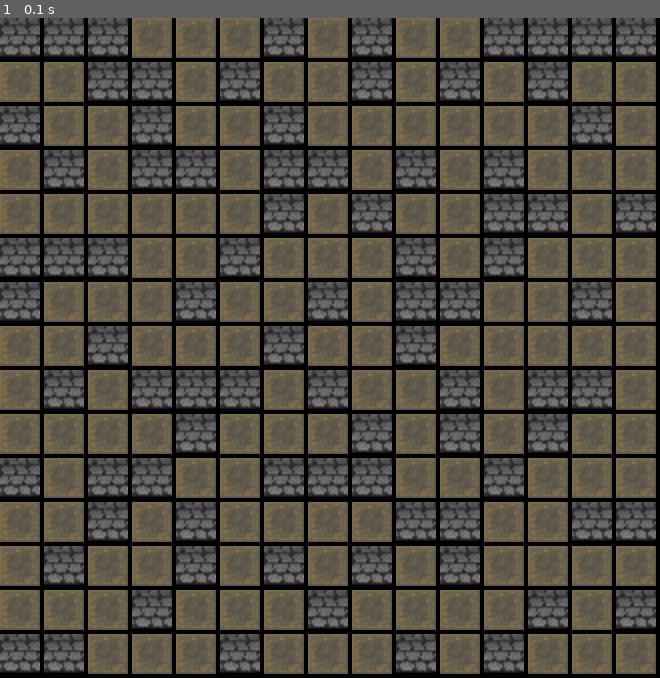
Above: before the commit, frame 1.
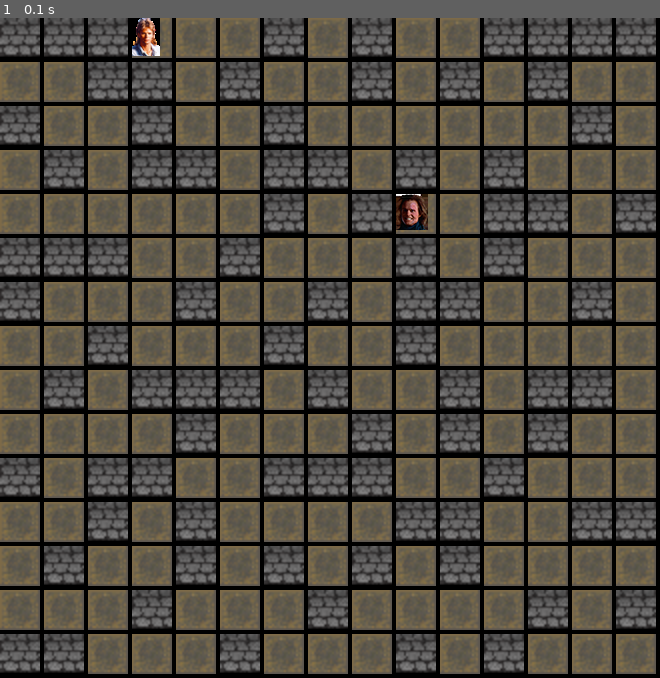
Above: after the commit, the same moment.

Repository: DenisLamalis/cours-python
Game: pygame game, started from environments/oc-p3/draw_maze.py
Same seed, same stepped clock (60 frames per second), same inputs: the game is played once before the commit and once after it.
Inputs:
- Up to frame 1 (0.1 s): no input

The runs differ from the first frame. In frame 1, 0.5% of the frame differs, in the area x 20-65%, y 0-33%.

Commit message:
oc-p3 in progress

Diff:
--- a/environments/oc-p3/draw_maze.py
+++ b/environments/oc-p3/draw_maze.py
@@ -6,13 +6,19 @@
 
 class MazeScreen:
     """ """
-    def __init__(self, walls):
+    def __init__(self, paths, walls, start, goal, items):
         pygame.init()
         self.window = pygame.display.set_mode((660, 660))
+        self.paths = paths
         self.walls = walls
+        self.start = start
+        self.goal = goal
+        self.items = items
 
         self.screen_paths()
         self.screen_walls()
+        self.screen_start()
+        self.screen_goal()
 
     def draw_maze(self):
         """ """
@@ -20,11 +26,6 @@
             for event in pygame.event.get():
                 if event.type == pygame.QUIT:
                     sys.exit()
-
-    # def image(self):
-    #     self.image = pygame.image.load('floor.bmp').convert()
-    #     self.window.blit(self.image, (40, 40))
-    #     pygame.display.flip()
 
     def screen_paths(self):
         """ """
@@ -48,7 +49,6 @@
 0), (8, 12), (0, 8), (4, 14), (8, 5), (10, 2), (9, 4), (0, 1), (10, 11), (11, 10), (6, 7), (7, 6), (8, 7), (2, 0), (0,
 12), (6, 0), (6, 9)}
         self.a_walls = list(self.a_walls)
-        print(self.a_walls)
         self.image = pygame.image.load('images/wall.bmp').convert()
         i = 0
         for wall in self.a_walls:
@@ -60,9 +60,30 @@
 
         pygame.display.flip()
 
+    def screen_start(self):
+        a_start = list({(0, 3)})
+        self.image = pygame.image.load('images/MacGyver.png').convert()
+        pos_x = a_start[0][1] * 44
+        pos_y = a_start[0][0] * 44
+        self.window.blit(self.image, (pos_x, pos_y))
+
+        pygame.display.flip()
+
+    def screen_goal(self):
+        a_goal = list({(4, 9)})
+        self.image = pygame.image.load('images/Gardien.png').convert()
+        pos_x = a_goal[0][1] * 44
+        pos_y = a_goal[0][0] * 44
+        self.window.blit(self.image, (pos_x, pos_y))
+
+        pygame.display.flip()
+
+    def screen_items(self):
+        pass
+
 
 if __name__ == '__main__':
 
     m = Maze(constants.FILENAME)
-    ms = MazeScreen(m.walls)
+    ms = MazeScreen(m.paths, m.walls, m.start, m.goal, m.items)
     ms.draw_maze()
--- a/environments/oc-p3/maze.py
+++ b/environments/oc-p3/maze.py
@@ -81,11 +81,11 @@
     # Testing that there are all the cells and all the coordinates
     #####
     # print(f'Total of cells : {len(maze.paths) + len(maze.walls)}\n')
-    print(f'Positions of the {len(maze.paths)} paths  : {maze.paths}\n')
-    print(f'Positions of the {len(maze.walls)} walls : {maze.walls}\n')
+    # print(f'Positions of the {len(maze.paths)} paths  : {maze.paths}\n')
+    # print(f'Positions of the {len(maze.walls)} walls : {maze.walls}\n')
 
-    # print(f'The start is in this positions : {maze.start}\n')cd
-    # print(f'The goal is in this positions : {maze.goal}\n')
+    print(f'The start is in this positions : {maze.start}\n')
+    print(f'The goal is in this positions : {maze.goal}\n')
     # print(f'The items are in this positions : {maze.items}\n')
 
     # print('\n')
Binary file changed: environments/oc-p3/images/MacGyver.png
